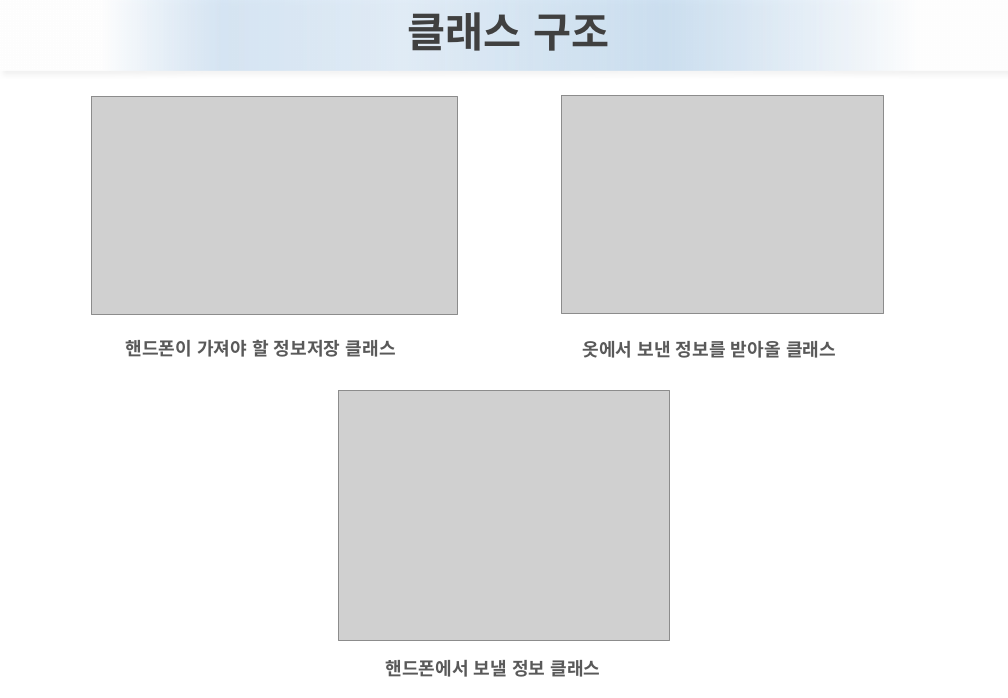
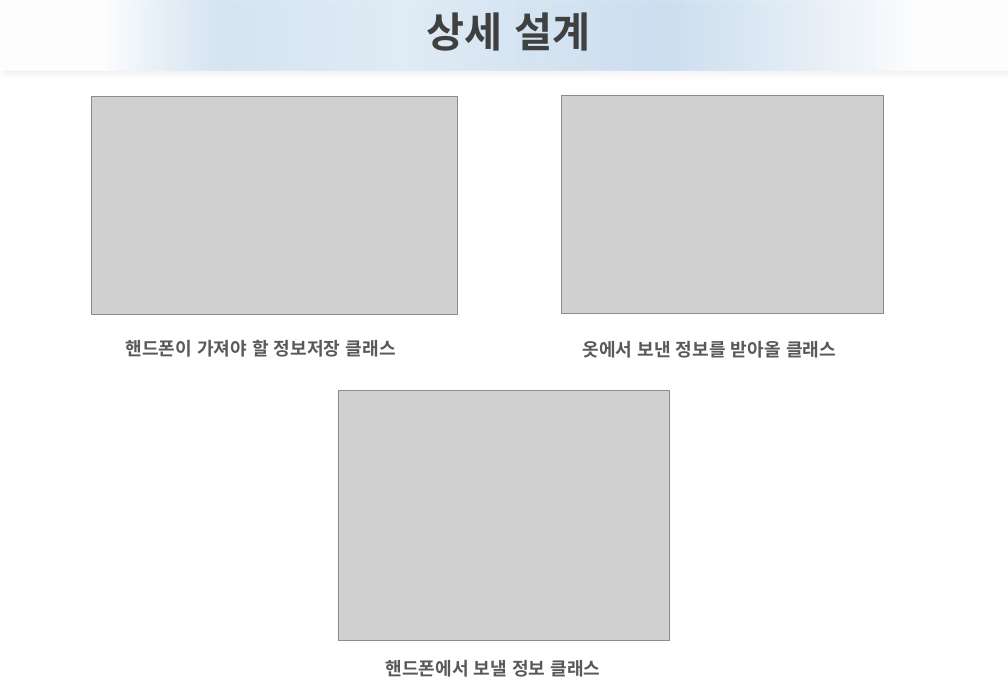
Before and after one commit to MunHyeok/Test, a slide deck: slide 13 of computerSystem/9조 시스템 분석설계 수정(12월 2일).pptx (slide 11 before the commit). Drawn at 1008x698 pixels with LibreOffice and Linux fonts; fonts in the diff are those of the drawing; grey boxes stand for pictures. Boxes give left, top, right and bottom in pixels: in the first picture for what was removed or moved away, otherwise in the second. Text is boxed around its words. In the diff, an @@ line names an element or a change of style, - is before the commit and + after.

```diff
--- a/computerSystem/9조 시스템 분석설계 수정(12월 2일).pptx
+++ b/computerSystem/9조 시스템 분석설계 수정(12월 2일).pptx
@@ text at (426, 12, 590, 51): text changed @@
-클래스 구조
+상세 설계
```
Also in this commit, not shown: 1 other slide changed, 2 slides added, 1 other file.
